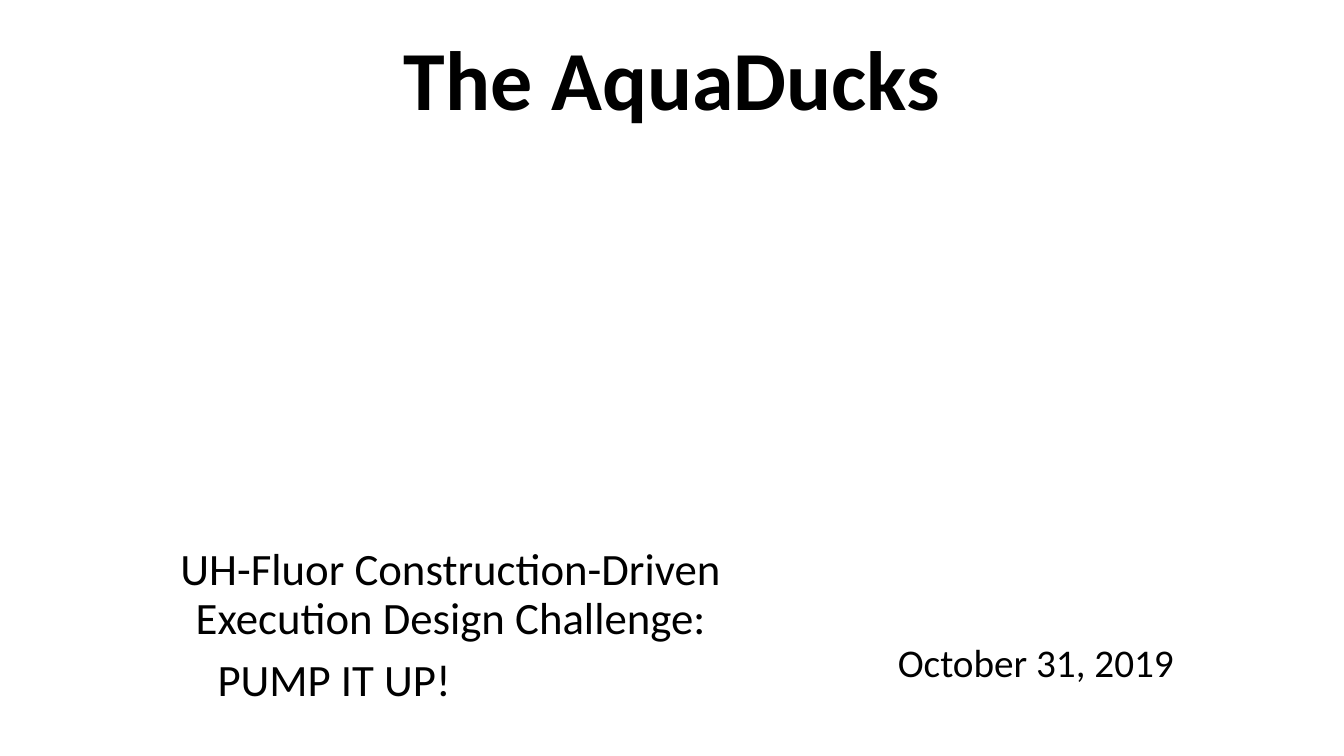
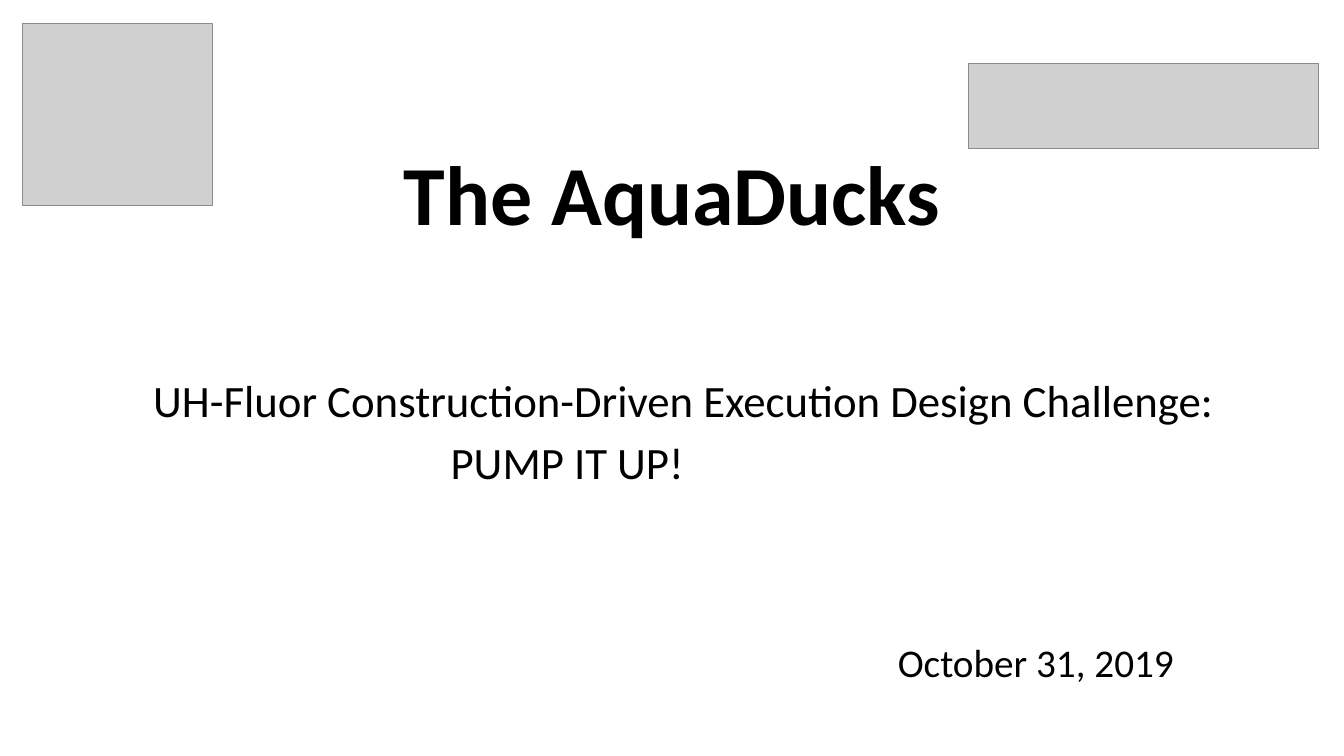
Before and after one commit to jamar1391/hello-world, a slide deck: slide 1 of dev/fluor/The AquaDucks/The AquaDucks Presentation.pptx. Drawn at 1344x756 pixels with LibreOffice and Linux fonts; fonts in the diff are those of the drawing; grey boxes stand for pictures. Boxes give left, top, right and bottom in pixels: in the first picture for what was removed or moved away, otherwise in the second. Text is boxed around its words. In the diff, an @@ line names an element or a change of style, - is before the commit and + after.

```diff
--- a/dev/fluor/The AquaDucks/The AquaDucks Presentation.pptx
+++ b/dev/fluor/The AquaDucks/The AquaDucks Presentation.pptx
@@ picture added at [22,23,212,206] @@
@@ picture added at [969,64,1320,148] @@
@@ title "The AquaDucks": place and size @@
-title "The AquaDucks" at [404,51,939,124]
+title "The AquaDucks" at [404,166,939,239]
@@ subtitle "UH-Fluor Construction-Driven Execution Design Challenge:" rewrapped from [180,554,721,697] to [153,386,1213,480] @@
```
Also in this commit, not shown: 8 slides added, 1 slide removed.
